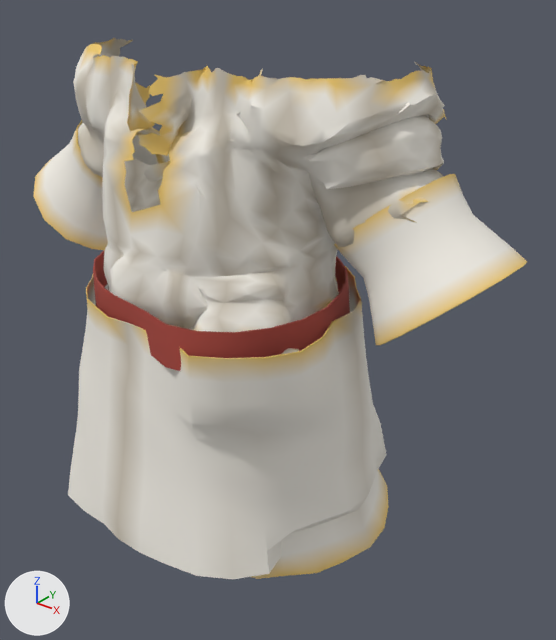
An edit to the glTF model assets_src/armor/kargan_2/cloth_b_chest.glb, drawn before and after from the same camera.
Both versions are drawn from a camera (50 mm lens) standing at (1.282, -1.402, 1.884) and looking at (0.099, 0.077, 0.966). Arrows for +X, +Y and +Z are at lower left; the lights stay in place. The first picture is the older version. Vertices at exactly the same position are counted once.

The first picture shows 'cloth_b_chest'.
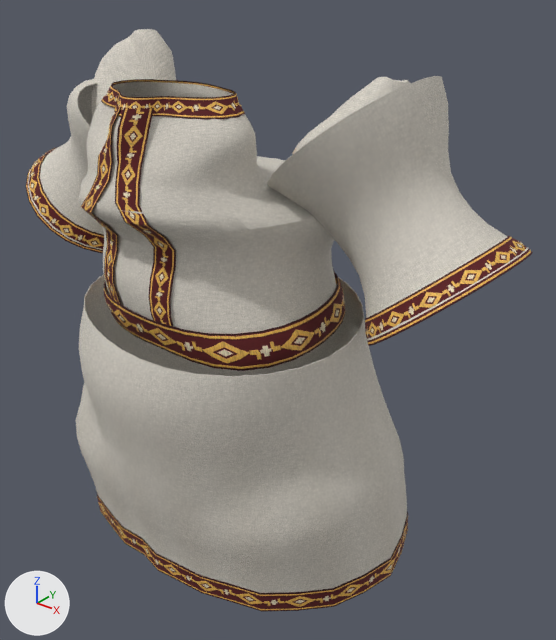
Location of each change, (x1, y1, x2, y2) in pixels of the pictures (556 x 640 px):
'cloth_b_chest', surface changed, reshaped (7% taller): before (33, 37, 527, 579); after (26, 29, 532, 611)
part 1 of me_cloth_b_chest, rebuilt: before (73, 37, 447, 354); after (79, 82, 337, 334)
part 2 of me_cloth_b_chest, rebuilt: before (68, 266, 389, 579); after (76, 274, 407, 593)
part 3 of me_cloth_b_chest, rebuilt (6% narrower, 16% shorter): before (93, 251, 350, 371); after (104, 270, 345, 371)
part 4 of me_cloth_b_chest, rebuilt (13% narrower, 35% shorter): before (334, 174, 527, 345); after (365, 236, 532, 346)
part 5 of me_cloth_b_chest, rebuilt: before (33, 120, 159, 250); after (28, 79, 104, 250)
part 6 of me_cloth_b_chest, added: after (267, 76, 528, 341)
part 7 of me_cloth_b_chest, added: after (292, 77, 410, 154)
part 8 of me_cloth_b_chest, added: after (91, 29, 176, 116)
part 9 of me_cloth_b_chest, added: after (101, 79, 245, 119)
part 10 of me_cloth_b_chest, added: after (97, 494, 408, 611)
part 11 of me_cloth_b_chest, added: after (26, 146, 104, 253)
part 12 of me_cloth_b_chest, added: after (115, 108, 176, 327)
part 13 of me_cloth_b_chest, added: after (81, 103, 121, 305)

Edits to the bpy script that builds the scene:
```text
Change mat_cloth:
    remove # nodes: BsdfPrincipled, OutputMaterial, VertexColor
    nodes: BsdfPrincipled, Mix, NormalMap, OutputMaterial, SeparateColor, TexImage x3, VertexColor
    uses the picture img_cloth_c_png
    uses the picture img_cloth_n_png
    uses the picture img_cloth_orm_png
Add mat_band:
    mat_band = bpy.data.materials.new('band')
    # uses the picture img_band_c_png
    # uses the picture img_band_n_png
    # uses the picture img_band_orm_png
Change me_cloth_b_chest:
    remove me_cloth_b_chest.from_pydata(...)  # 2748 vertices, 4761 faces; spans x -0.748..0.752, y -0.455..0.406, z 0.393..1.664
    add me_cloth_b_chest.from_pydata(...)  # 3154 vertices, 5656 faces; spans x -0.758..0.76, y -0.435..0.495, z 0.316..1.686
    me_cloth_b_chest part 1: the loose piece of 1872 vertices spanning x -0.584..0.586, y -0.344..0.244, z 1.052..1.664 is rebuilt with 760 vertices and now spans x -0.329..0.334, y -0.388..0.296, z 1.027..1.599
    me_cloth_b_chest part 2: the loose piece of 480 vertices spanning x -0.441..0.456, y -0.455..0.406, z 0.393..1.094 is rebuilt with 480 vertices and now spans x -0.514..0.514, y -0.435..0.492, z 0.316..1.049
    me_cloth_b_chest part 3: the loose piece of 140 vertices spanning x -0.346..0.373, y -0.384..0.258, z 1.038..1.139 is rebuilt with 216 vertices and now spans x -0.309..0.342, y -0.336..0.242, z 1.025..1.109, in mat_band
    me_cloth_b_chest part 4: the loose piece of 128 vertices spanning x 0.334..0.752, y -0.144..0.239, z 1.052..1.45 is rebuilt with 120 vertices and now spans x 0.426..0.76, y -0.161..0.262, z 1.048..1.339, in mat_band
    me_cloth_b_chest part 5: the loose piece of 128 vertices spanning x -0.748..-0.333, y -0.146..0.238, z 1.05..1.452 is rebuilt with 288 vertices and now spans x -0.748..-0.219, y -0.171..0.257, z 1.058..1.559
    me_cloth_b_chest part 6: a new loose piece of 288 vertices spanning x 0.188..0.75, y -0.189..0.259, z 1.059..1.646, in mat_cloth
    me_cloth_b_chest part 7: a new loose piece of 199 vertices spanning x 0.25..0.489, y -0.115..0.231, z 1.373..1.641, in mat_cloth
    me_cloth_b_chest part 8: a new loose piece of 199 vertices spanning x -0.465..-0.25, y -0.112..0.138, z 1.37..1.686, in mat_cloth
    me_cloth_b_chest part 9: a new loose piece of 180 vertices spanning x -0.196..0.201, y -0.337..-0.091, z 1.563..1.604, in mat_band
    me_cloth_b_chest part 10: a new loose piece of 160 vertices spanning x -0.517..0.517, y -0.341..0.495, z 0.316..0.384, in mat_band
    me_cloth_b_chest part 11: a new loose piece of 120 vertices spanning x -0.758..-0.424, y -0.163..0.26, z 1.047..1.338, in mat_band
    me_cloth_b_chest part 12: a new loose piece of 72 vertices spanning x 0.006..0.118, y -0.385..-0.288, z 1.096..1.582, in mat_band
    me_cloth_b_chest part 13: a new loose piece of 72 vertices spanning x -0.122..0.007, y -0.389..-0.296, z 1.096..1.582, in mat_band
    add me_cloth_b_chest.materials.append(mat_band)
```
